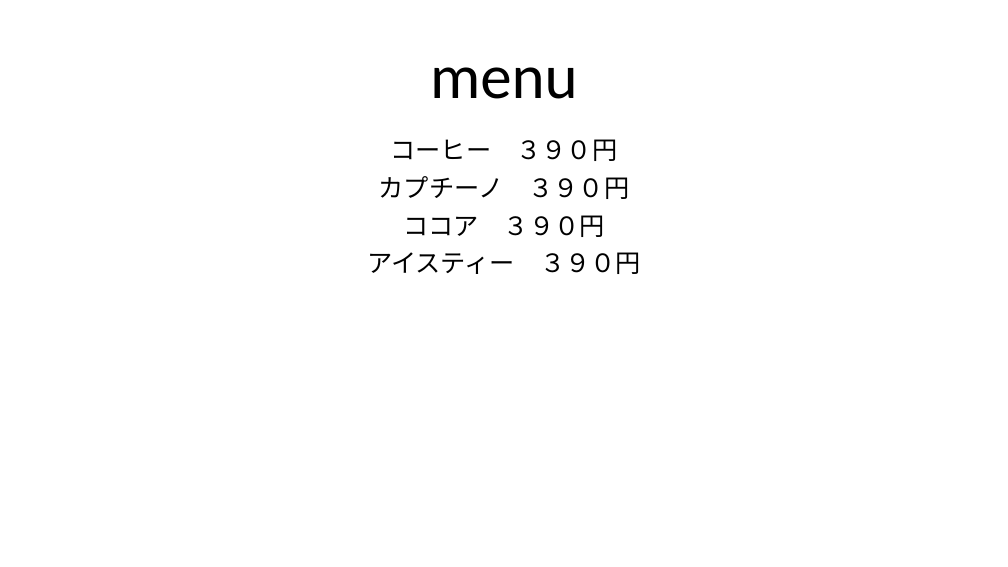
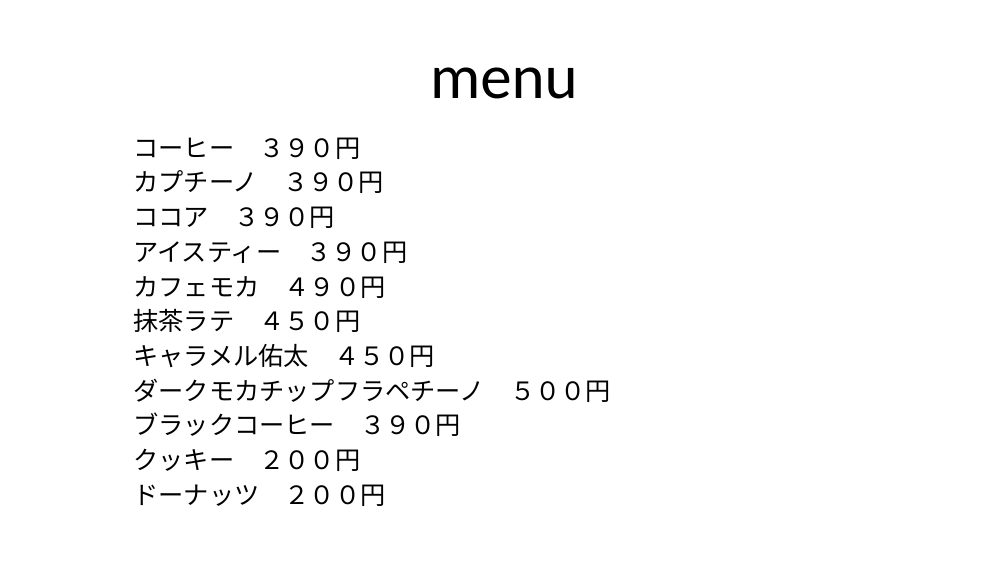
Before and after one commit to yuta-ebara/it2-class01-idehara, a slide deck: slide 1 of cafe-yuta-ebara/メニュー.pptx. Drawn at 1008x567 pixels with LibreOffice and Linux fonts; fonts in the diff are those of the drawing. Boxes give left, top, right and bottom in pixels: in the first picture for what was removed or moved away, otherwise in the second. Text is boxed around its words. In the diff, an @@ line names an element or a change of style, - is before the commit and + after.

Commit message:
aaa

```diff
--- a/cafe-yuta-ebara/メニュー.pptx
+++ b/cafe-yuta-ebara/メニュー.pptx
@@ subtitle at <box>134,137,407,263</box>: alignment centre to left; line spacing 0.9 to 0.8 @@
@@ subtitle at <box>134,276,485,506</box>: paragraphs added @@
+カフェモカ ４９０円
+抹茶ラテ ４５０円
+キャラメル佑太 ４５０円
+ダークモカチップフラペチーノ ５００円
+ブラックコーヒー ３９０円
+クッキー ２００円
+ドーナッツ ２００円
```
